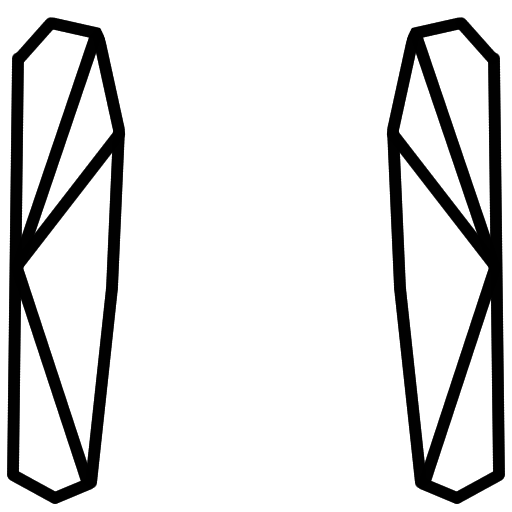
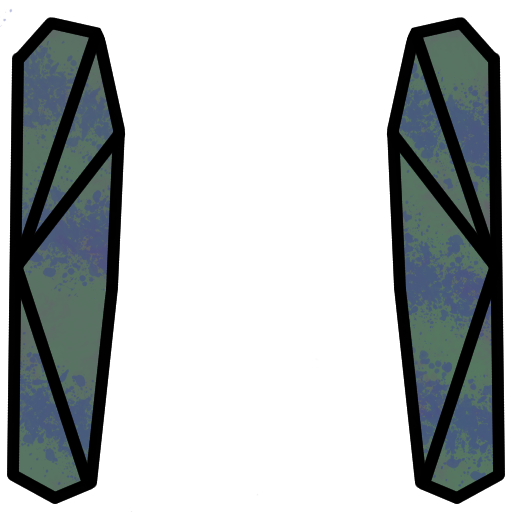
Layer changes from the first 512x512 image to the second:
painted on "Layer 2" over [0, 8, 494, 512]
added layer "Layer 5" above "Layer 4" over [0, 8, 494, 512]
added layer "Layer 4" above "Layer 6" over [0, 8, 494, 512]
added layer "Layer 6" above "Layer 1" over [0, 8, 494, 512]
